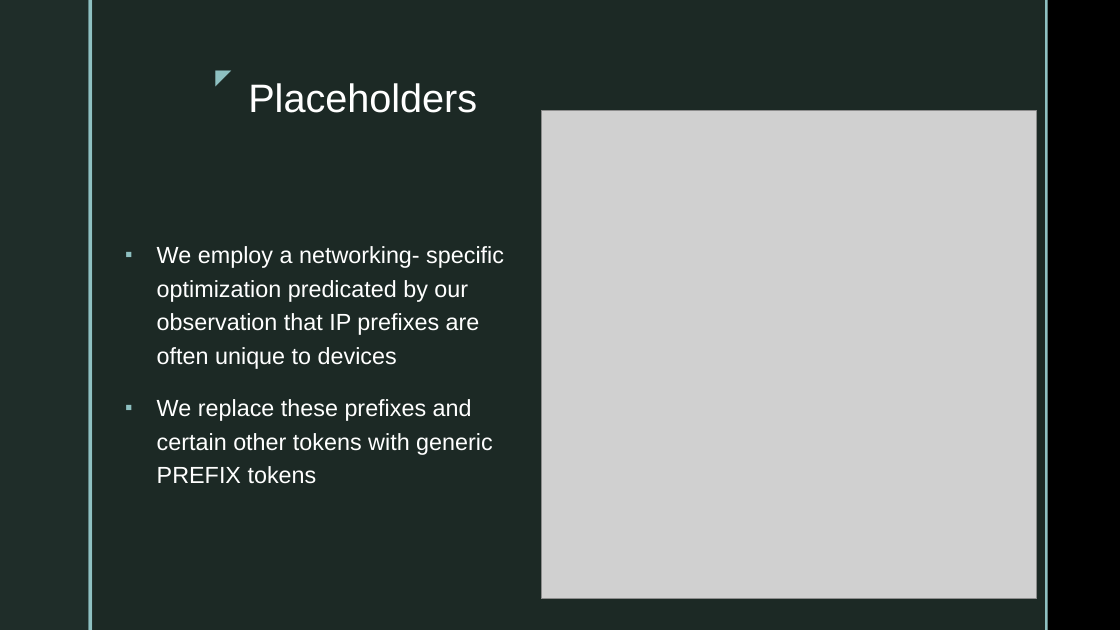
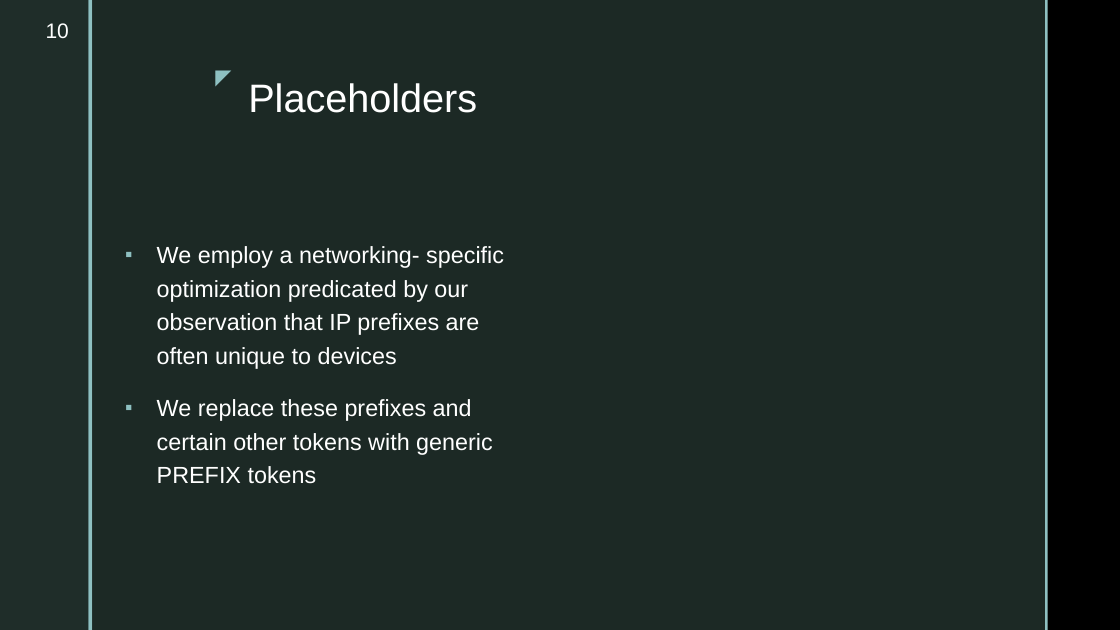
Before and after one commit to ahsanMah/config-completion, a slide deck: slide 10 of Final Presentation.pptx. Drawn at 1120x630 pixels with LibreOffice and Linux fonts; fonts in the diff are those of the drawing; grey boxes stand for pictures; background and template pictures are left out. Boxes give left, top, right and bottom in pixels: in the first picture for what was removed or moved away, otherwise in the second. Text is boxed around its words. In the diff, an @@ line names an element or a change of style, - is before the commit and + after.

```diff
--- a/Final Presentation.pptx
+++ b/Final Presentation.pptx
@@ page number added at bbox=[46, 23, 69, 38], 18 pt, text #FFFFFF @@
+10
@@ picture removed at bbox=[541, 110, 1036, 599] @@
```
Also in this commit, not shown: 9 other slides changed, 8 slides added, 5 slides removed, 18 other files.
